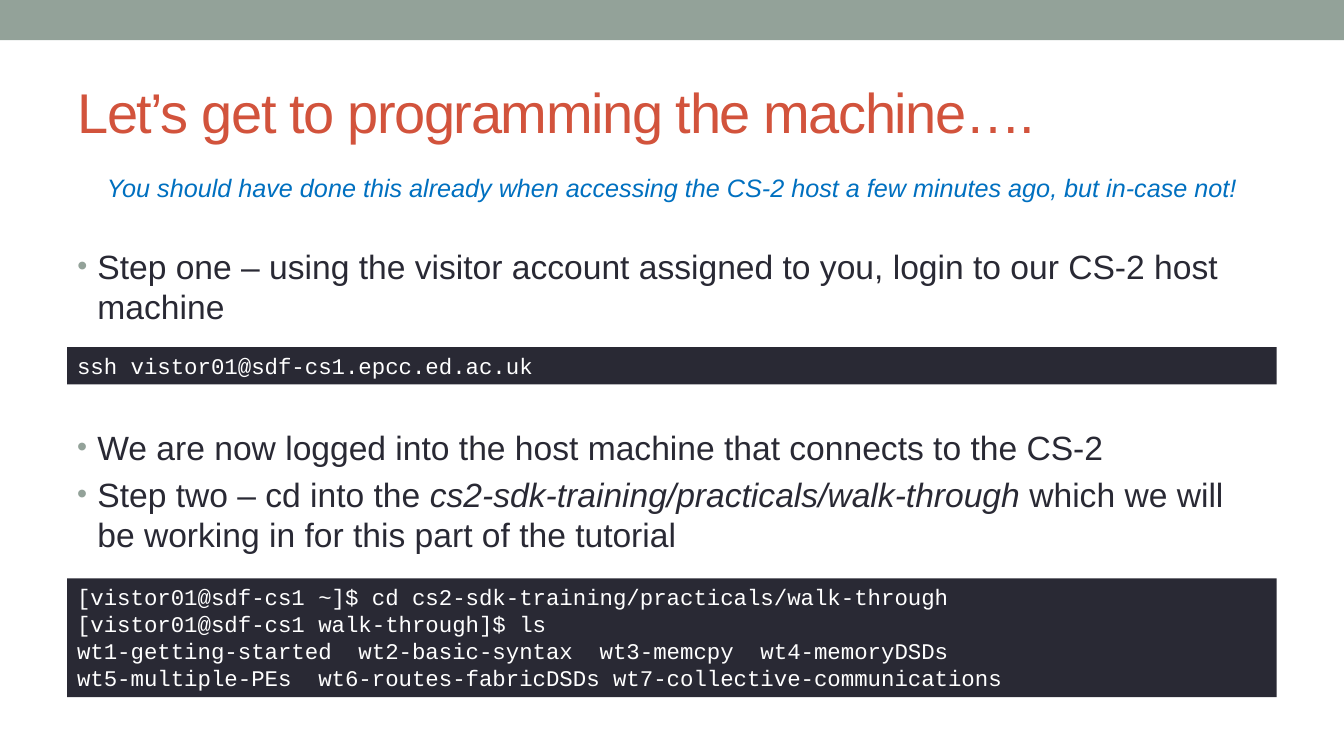
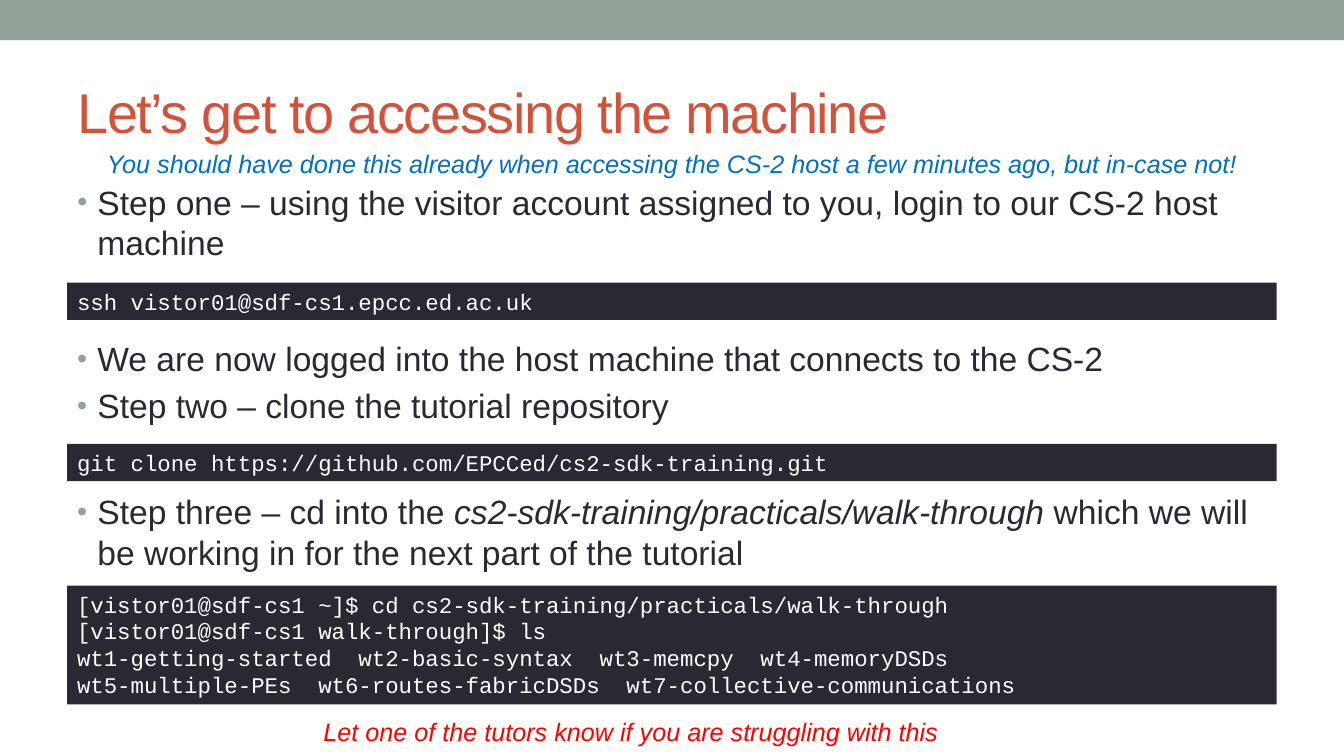
Before and after one commit to EPCCed/cs2-sdk-training, a slide deck: slide 7 of lectures/powerpoints/SDK-walkthrough-part-one.pptx. Drawn at 1344x756 pixels with LibreOffice and Linux fonts; fonts in the diff are those of the drawing. Boxes give left, top, right and bottom in pixels: in the first picture for what was removed or moved away, otherwise in the second. Text is boxed around its words. In the diff, an @@ line names an element or a change of style, - is before the commit and + after.

```diff
--- a/lectures/powerpoints/SDK-walkthrough-part-one.pptx
+++ b/lectures/powerpoints/SDK-walkthrough-part-one.pptx
@@ title at [77,92,889,143]: text changed @@
-Let’s get to programming the machine….
+Let’s get to accessing the machine
@@ text "You should have done this ...": place and size @@
-text "You should have done this ..." at [107,178,1236,202]
+text "You should have done this ..." at [107,154,1236,178]
@@ text "Step one – using the ...": place and size @@
-text "Step one – using the ..." at [97,254,1217,320]
+text "Step one – using the ..." at [97,190,1217,256]
@@ rectangle "ssh vistor01@sdf-cs1.epcc.ed.ac.uk": place and size @@
-rectangle "ssh vistor01@sdf-cs1.epcc.ed.ac.uk" at [68,347,1277,384]
+rectangle "ssh vistor01@sdf-cs1.epcc.ed.ac.uk" at [68,283,1277,321]
@@ text added at [97,346,1104,425], 24 pt, text #292934 @@
+• We are now logged into the host machine that connects to the CS-2
+• Step two – clone the tutorial repository
@@ rectangle added at [68,444,1277,481], fill #292934, 16 pt, text #FFFFFF @@
+git clone https://github.com/EPCCed/cs2-sdk-training.git
@@ text at [97,499,1248,572]: text changed @@
-• We are now logged into the host machine that connects to the CS-2
-• Step two – cd into the cs2-sdk-training/practicals/walk-through which we will be working in for this part of the tutorial
+• Step three – cd into the cs2-sdk-training/practicals/walk-through which we will be working in for the next part of the tutorial
@@ rectangle "[vistor01@sdf-cs1 ~]$ cd cs2-sdk-training/practicals/walk-th ...": place and size @@
-rectangle "[vistor01@sdf-cs1 ~]$ cd cs2-sdk-training/practicals/walk-th ..." at [68,579,1277,698]
+rectangle "[vistor01@sdf-cs1 ~]$ cd cs2-sdk-training/practicals/walk-th ..." at [68,586,1277,705]
@@ text added at [323,722,938,746], 18 pt, text #FF0000, italic @@
+Let one of the tutors know if you are struggling with this
```
Also in this commit, not shown: 12 other slides changed, 2 slides added, 4 other files.
